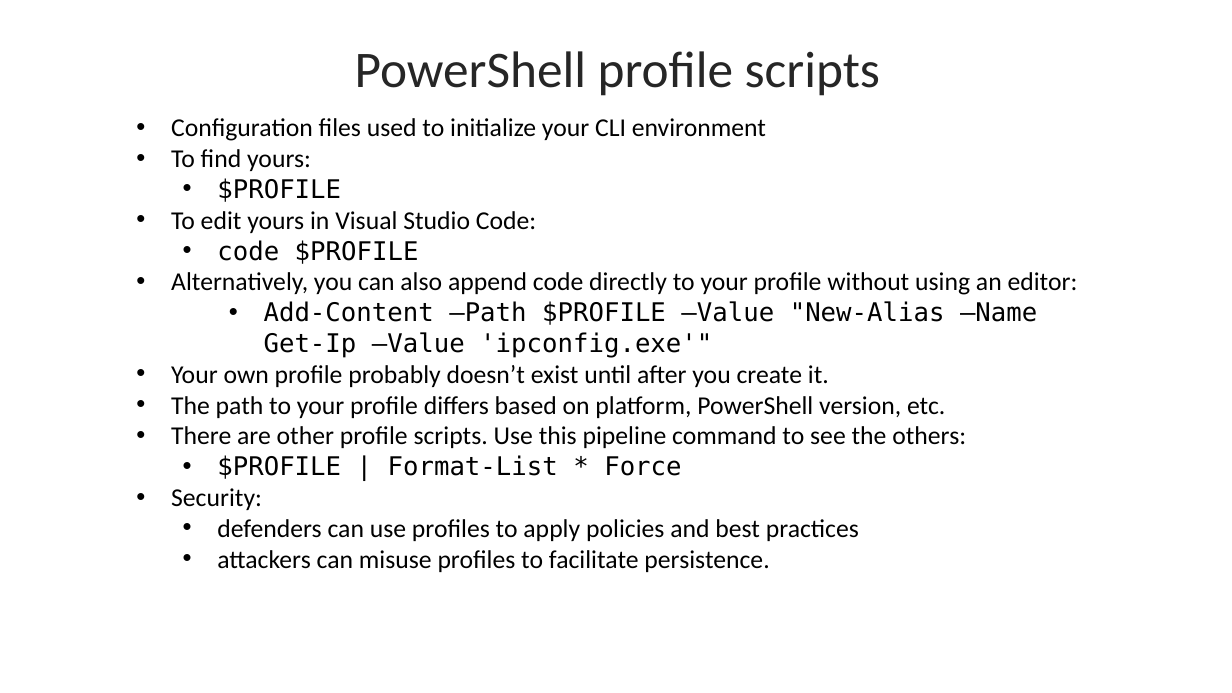
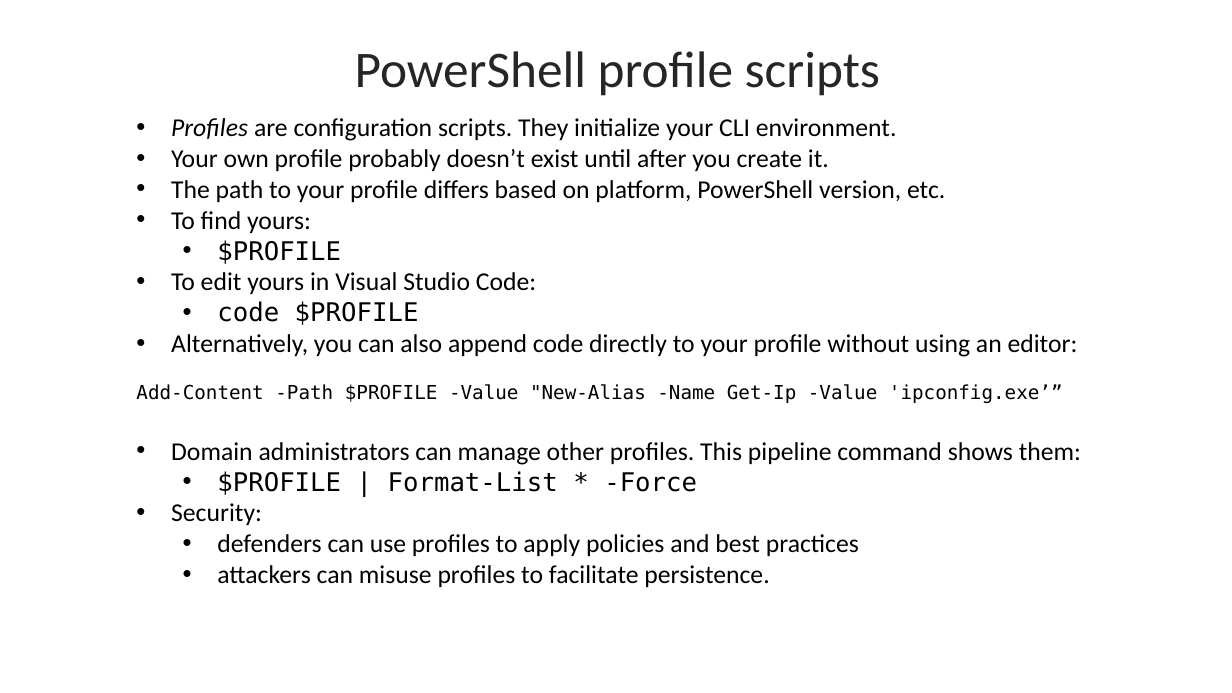
Before and after one commit to byui-cyber360/content, a slide deck: slide 2 of CYBER360-2.5-Profiles-Functions.pptx. Drawn at 1232x693 pixels with LibreOffice and Linux fonts; fonts in the diff are those of the drawing. Boxes give left, top, right and bottom in pixels: in the first picture for what was removed or moved away, otherwise in the second. Text is boxed around its words. In the diff, an @@ line names an element or a change of style, - is before the commit and + after.

```diff
--- a/CYBER360-2.5-Profiles-Functions.pptx
+++ b/CYBER360-2.5-Profiles-Functions.pptx
@@ text at [171, 118, 945, 202]: text changed @@
-• Configuration files used to initialize your CLI environment
+• Profiles are configuration scripts. They initialize your CLI environment.
+• Your own profile probably doesn’t exist until after you create it.
+• The path to your profile differs based on platform, PowerShell version, etc.
@@ text at [136, 384, 1081, 495]: text changed; font Calibri to DejaVu Sans Mono @@
-    • Add-Content –Path $PROFILE –Value "New-Alias –Name Get-Ip –Value 'ipconfig.exe'"
-• Your own profile probably doesn’t exist until after you create it.
-• The path to your profile differs based on platform, PowerShell version, etc.
-• There are other profile scripts. Use this pipeline command to see the others:
-  • $PROFILE | Format-List * Force
+Add-Content -Path $PROFILE -Value "New-Alias -Name Get-Ip -Value 'ipconfig.exe’”
+• Domain administrators can manage other profiles. This pipeline command shows them:
+  • $PROFILE | Format-List * -Force
```
Also in this commit, not shown: 4 other slides changed, 22 other files.
